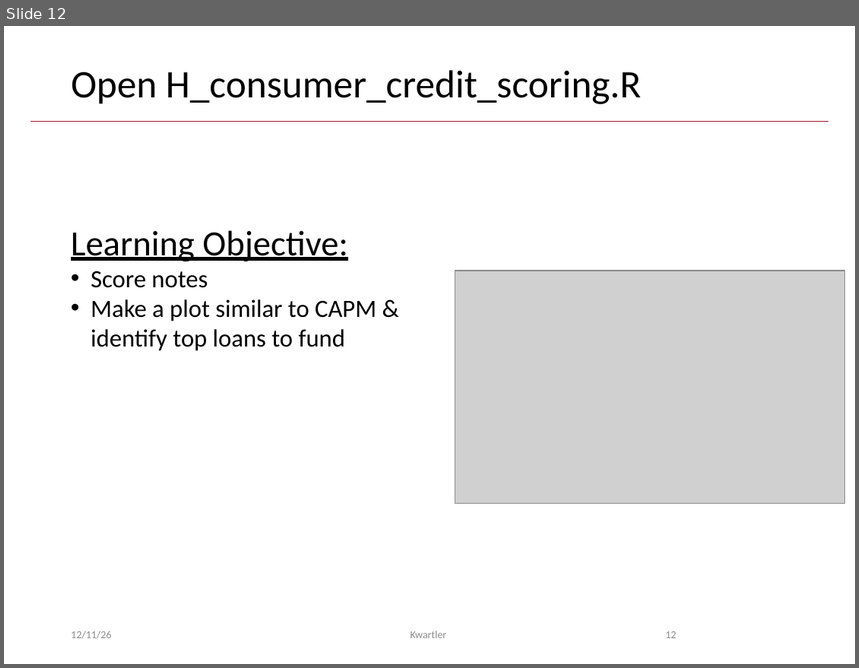
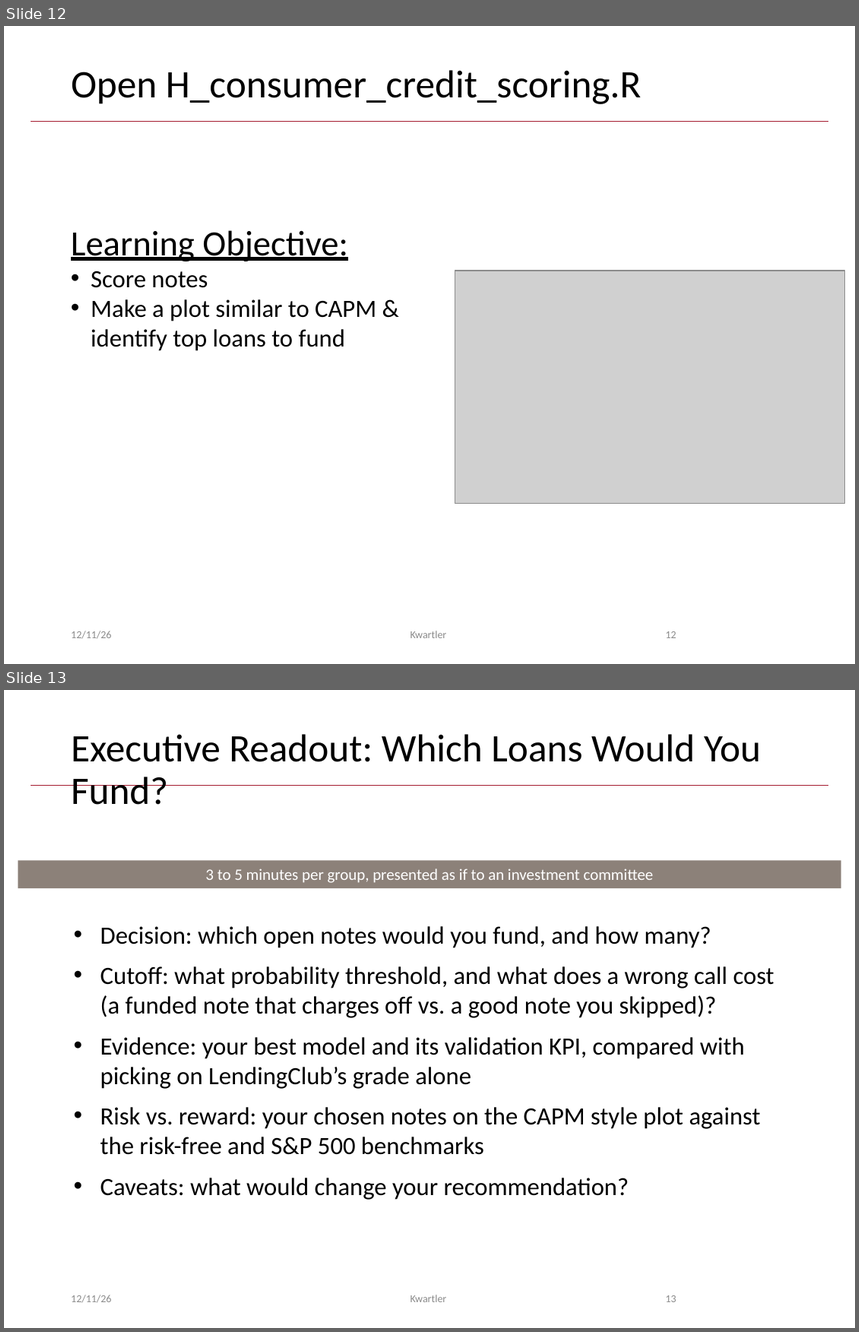
Before and after one commit to kwartler/Vienna_Dec_26, a slide deck: lessons/day1/G_ConsumerCredit.pptx. Shown one above the other, each under a label of ours: slide 12 before the commit, slides 12 and 13 after it. The pictures are 859x668 and 859x1332 pixels, drawn with LibreOffice and Linux fonts; fonts in the diff are those of the drawing; grey boxes stand for pictures. Boxes give left, top, right and bottom in pixels: in the first picture for what was removed or moved away, otherwise in the second. Text is boxed around its words. In the diff, an @@ line names an element or a change of style, - is before the commit and + after.

```diff
--- a/lessons/day1/G_ConsumerCredit.pptx
+++ b/lessons/day1/G_ConsumerCredit.pptx
@@ slide 13 added at [4,690,855,1328], background #FFFFFF; not listed: 1 template element that a slide beside it also shows @@
@@ title added at [71,734,761,805], 33 pt, text #000000 @@
+Executive Readout: Which Loans Would You Fund?
@@ rectangle added at [18,860,841,888], fill #8C8179, 13.5 pt, text #FFFFFF @@
+3 to 5 minutes per group, presented as if to an investment committee
@@ text added at [101,926,775,1200], 21 pt, text #000000 @@
+• Decision: which open notes would you fund, and how many?
+• Cutoff: what probability threshold, and what does a wrong call cost (a funded note that charges off vs. a good note you skipped)?
+• Evidence: your best model and its validation KPI, compared with picking on LendingClub’s grade alone
+• Risk vs. reward: your chosen notes on the CAPM style plot against the risk-free and S&P 500 benchmarks
+• Caveats: what would change your recommendation?
@@ text added at [71,1295,111,1303], 9 pt, text #8C8C8C @@
+12/11/26
@@ text added at [411,1295,447,1303], 9 pt, text #8C8C8C @@
+Kwartler
@@ page number added at [666,1296,677,1303], 9 pt, text #8C8C8C @@
+13
```
